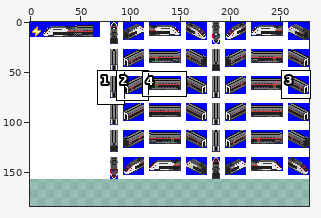
Sprite sheet -- src_European/locomotive/TGV/TGV_Duplex/TGV_Duplex_Lyair.png. Above, an overview of the earlier version with the close-up marked.
Close-up. Before the edit:
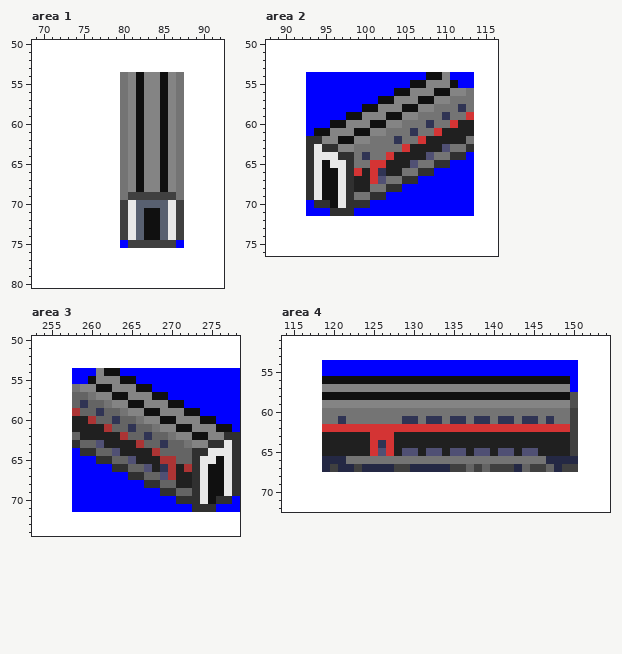
The file is 279x157 pixels. Colours within 5 levels of each other are drawn and written as one. Shown: area 1: x 69..92, y 50..80; area 2: x 88..116, y 50..76; area 3: x 253..278, y 50..74; area 4: x 114..154, y 51..72. The old version is drawn lined up with the new one, on the new canvas. The commit also changed other parts of the picture, which this record leaves out.
The result:
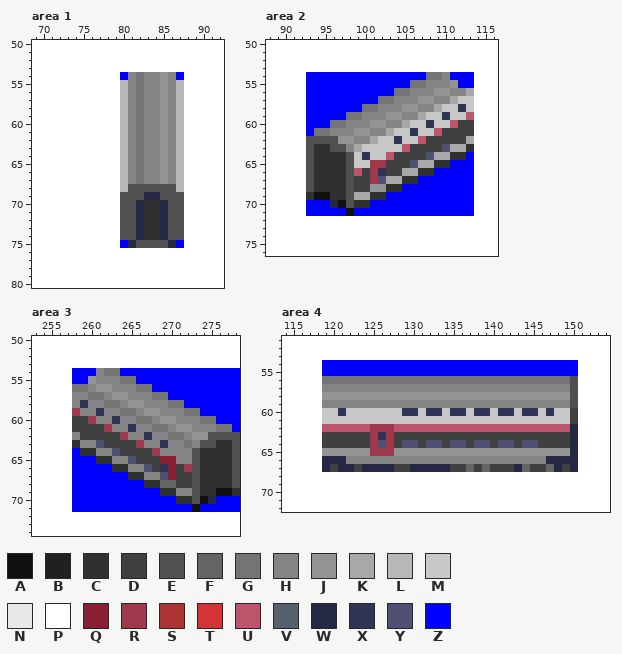
Palette (. is transparent): A #101010  B #202020  C #303030  D #404040  E #505050  F #646464  G #747474  H #848484  J #949494  K #a8a8a8  L #b8b8b8  M #c8c8c8  N #e8e8e8  P #ffffff  Q #882034  R #a0384c  S #ac3434  T #d43434  U #bc546c  V #586070  W #242844  X #303454  Y #505074  Z #0000ff
The exact change:
canvas 279x157 -> 279x184
Changed rows in their new state; - is an unchanged pixel.
Area 1:
first column x 80:
54 Z-G--J-Z
55 L-G--J-L
56 L-G--J-L
57 L-G--J-L
58 L-G--J-L
59 L-G--J-L
60 L-G--J-L
61 L-G--J-L
62 L-G--J-L
63 L-G--J-L
64 L-G--J-L
65 L-G--J-L
66 L-G--J-L
67 L-G--J-L
68 LEEEEEEL
69 EEEWWEEE
70 EEWCCWEE
71 EEWCCWEE
72 EEWCCWEE
73 EEWCCWEE
74 EEWCCWEE
75 -WEEEEW-
Area 2:
first column x 93:
54 ---------------GG----
55 -------------GG---J--
56 -----------GG---JJ--K
57 ---------GG---JJ--KMM
58 -------GG---JJ--KMM-M
59 -----GG---JJ--KMM-MMU
60 ---GG---JJ--KMM-MMUDD
61 -GG---JJ--KMM-MMUDDDD
62 EEEEJJ--KMM-MMUDDDDDK
63 EC-EE-KMMMMMUDDDD-KK-
64 ECCC-EM-MMUDDDD-KK---
65 ECCCCEMMRRDDD-KK-----
66 ECCCCEUDR-DDKK-------
67 ECCCCEDDR-KK---------
68 ECCCCEDDJJ-----------
69 -A-CCEKK-------------
70 -ZZWAE---------------
71 ---ZZA---------------
Area 3:
first column x 258:
54 ----GG---------------
55 --J---GG-------------
56 -G-JJ---GG-----------
57 HH-G-JJ---GG---------
58 H-HH-G-JJ---GG-------
59 RHH-HH-G-JJ---GG-----
60 DDRHH-HH-G-JJ---GG---
61 DDDDRHH-HH-G-JJ---GG-
62 HDDDDDRHH-HH-G-JJEEEE
63 -HH-DDDDRHH-HH--EE-CE
64 ---HH-DDDDRHHHHE-CCCE
65 -----HH-DDDQQHHECCCCE
66 -------HH-D-QDRECCCCE
67 ---------HH-QDDECCCCE
68 -------------DDECCCCE
69 -------------HHECC-A-
70 ---------------EAWZZ-
71 ---------------AZZ---
Area 4:
first column x 119:
56 GGGGGGGGGGGGGGGGGGGGGGGGGGGGGGGE
57 -------------------------------E
58 JJJJJJJJJJJJJJJJJJJJJJJJJJJJJJJ-
60 MMXMMMMMMMXXMXXMXXMXXMXXMXXMXMM-
61 MMMMMMMMMMMMMMMMMMMMMMMMMMMMMMM-
62 UUUUUURRRUUUUUUUUUUUUUUUUUUUUUUW
63 DDDDDDRXRDDDDDDDDDDDDDDDDDDDDDDW
64 DDDDDDRYRDYYDYYDYYDYYDYYDYYDDDDW
65 JJJJJJRRRJJJJJJJJJJJJJJJJJJJJJJW
66 ---HHHHHHHHHHHHHHHHHHHHHHHHH----
67 -------------------------------W
